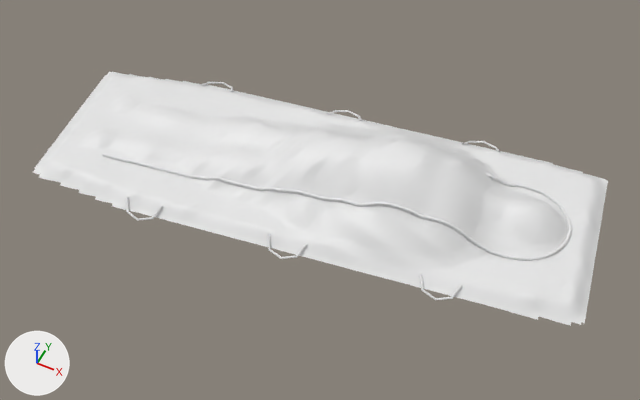
What one commit did to the FBX model Assets/Props/SRZ/Camp/SRZ_BodyBag/SRZ_BodyBag.fbx.
Rendered twice from a 50 mm lens placed at (1.03, -2.04, 2.44), pointed at (0.06, -0.1, 0.02). Lighting does not change. The marker at lower left points along +X, +Y and +Z. The picture after the commit comes second. Objects named as collision shapes, trigger or cutter boxes, shadow casters or lower levels of detail are left out. Where no turn or scale is listed for an object, it has been applied to the vertices. Vertices at exactly the same position are counted once.

In view in the first picture: 'SRZ_Prop_BodyBag_LOD0'.
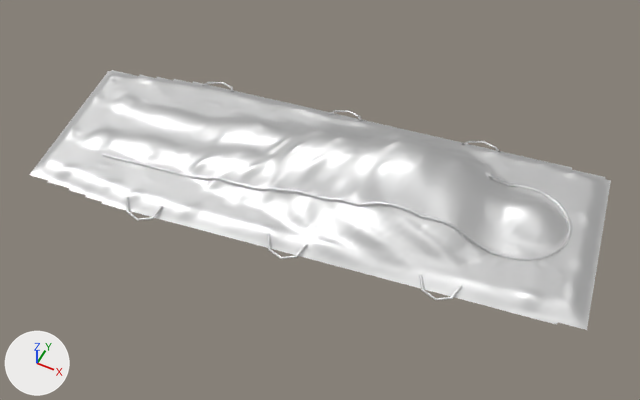
Boxes (x1, y1, x2, y2) around the edits, measured in the pictures (640 x 400 px; the box of a moved part takes in the faces that stretch with it):
'SRZ_Prop_BodyBag_LOD0', surface changed, reshaped
    before: (33, 72, 608, 326)
    after: (30, 70, 611, 330)
part 1 of me_srz_prop_bodybag_lod0, reshaped
    before: (539, 163, 608, 325)
    after: (538, 163, 611, 330)
part 2 of me_srz_prop_bodybag_lod0, built on
    before: (33, 171, 116, 206)
    after: (30, 169, 116, 206)
part 3 of me_srz_prop_bodybag_lod0, reshaped
    after: (106, 70, 203, 85)
part 4 of me_srz_prop_bodybag_lod0, moved or reshaped
    both: (370, 202, 457, 298)
part 5 of me_srz_prop_bodybag_lod0, moved or reshaped
    before: (268, 188, 291, 256)
    after: (268, 187, 288, 256)

Diff of the bpy script that builds the scene:
```diff
--- a/Assets/Props/SRZ/Camp/SRZ_BodyBag/SRZ_BodyBag.fbx.py
+++ b/Assets/Props/SRZ/Camp/SRZ_BodyBag/SRZ_BodyBag.fbx.py
@@ mat_srz_prop_bodybag_mat @@
 mat_srz_prop_bodybag_mat.base_color = (0.8, 0.8, 0.8)  # white #e7e7e7
+mat_srz_prop_bodybag_mat.metallic = 1.0
@@ me_srz_prop_bodybag_lod0 @@
 # used by ob_srz_prop_bodybag_lod0; location = (0.0, 0.0, 0.0)
-me_srz_prop_bodybag_lod0.from_pydata(...)  # 14130 vertices, 27662 faces; spans x -1.07..1.07, y -0.47..0.49, z 0.0..0.25
+me_srz_prop_bodybag_lod0.from_pydata(...)  # 14277 vertices, 27954 faces; spans x -1.07..1.08, y -0.47..0.5, z 0.0..0.25
+# me_srz_prop_bodybag_lod0 part 1: 74 vertices removed from x 0.77..1.07, y -0.23..0.48, z 0.01; 169 vertices added at x 0.77..1.08, y -0.24..0.5, z 0.0
+# me_srz_prop_bodybag_lod0 part 2: 12 vertices removed from x -0.98..-0.62, y -0.45..-0.44, z 0.01; 35 vertices added at x -0.99..-0.62, y -0.46..-0.44, z 0.0
+# me_srz_prop_bodybag_lod0 part 3: 5 vertices removed from x -1.06..-0.67, y 0.16..0.27, z 0.01; 34 vertices added at x -1.07..-0.67, y 0.15..0.28, z 0.0
+# me_srz_prop_bodybag_lod0 part 4: 5 vertices moved within x 0.31..0.52, y -0.13..-0.1, z 0.14..0.16; 8 vertices removed from x 0.31..0.65, y -0.28..-0.1, z 0.01..0.16; 8 vertices added at x 0.31..0.65, y -0.28..-0.1, z 0.0..0.15
+# me_srz_prop_bodybag_lod0 part 5: 2 vertices moved within x -0.05..0.01, y -0.37..-0.18, z 0.01..0.1; 4 vertices removed from x -0.05..0.02, y -0.37..-0.18, z 0.01..0.1; 4 vertices added at x -0.05..0.02, y -0.37..-0.18, z 0.0..0.09
 me_srz_prop_bodybag_lod0.materials.append(mat_srz_prop_bodybag_mat)
```
